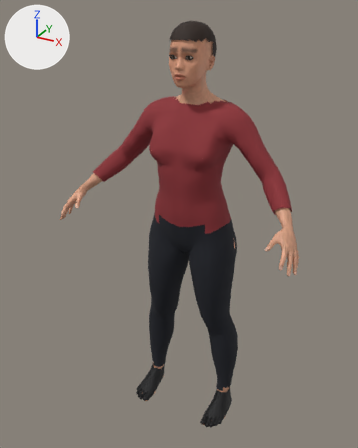
Two versions of the glTF model static/people/woman.glb, one commit apart.
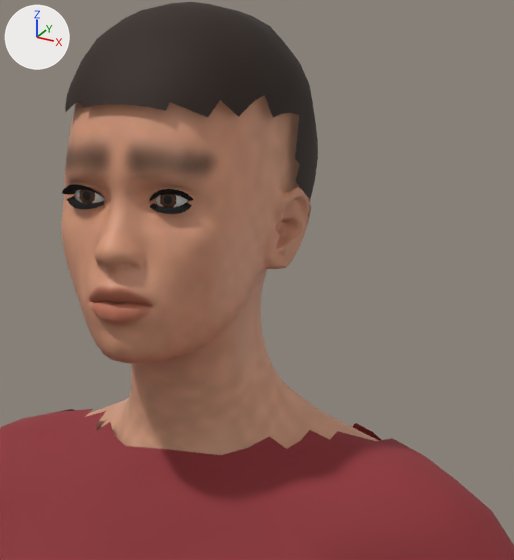
The first picture shows the older version from a camera (50 mm lens) standing at (0.828, -1.643, 1.64) and looking at (-0.03, -0.083, 0.86). The close-ups show the older and then the newer version on the part from 44% to 71% of the width and 4% to 28% of the height of that picture. Only the edits that show in the close-ups are written down. Arrows for +X, +Y and +Z are at upper left; the lights stay in place. Vertices at exactly the same position are counted once.

Objects in the first close-up: 'woman'.
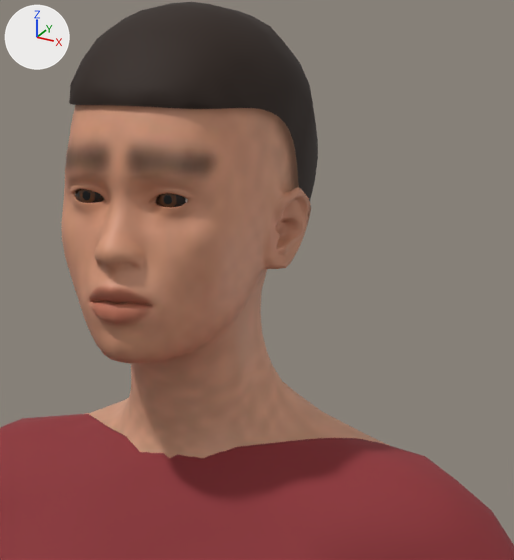
Where the change shows, as pixel boxes [x1, y1, x2, y2] in the close-ups (514 x 560 px; the box of a moved part takes in the faces that stretch with it):
part 1 of me_woman, deleted: before [62, 184, 104, 198]
part 2 of me_woman, deleted: before [149, 189, 193, 201]
part 3 of me_woman, deleted: before [67, 196, 104, 209]
part 4 of me_woman, deleted: before [150, 202, 192, 214]
part 5 of me_woman, moved or reshaped: before [10, 65, 424, 484]; after [10, 65, 423, 484]
part 6 of me_woman, recoloured: [75, 190, 186, 206] in both

The change, as a diff of the scene's bpy script:
```diff
--- a/static/people/woman.glb.py
+++ b/static/people/woman.glb.py
@@ mat_limbus @@
+mat_limbus = principled_material('limbus')
+mat_limbus.base_color = (0.0177, 0.00631, 0.00205)  # black #241307
+mat_limbus.roughness = 0.1
@@ me_woman @@
 # used by ob_woman; location = (0.0, 0.0, 0.0)
-me_woman.from_pydata(...)  # 18406 vertices, 36434 faces; spans x -0.49..0.49, y -0.29..0.1, z 0.0..1.6
+me_woman.from_pydata(...)  # 18156 vertices, 36066 faces; spans x -0.49..0.49, y -0.29..0.1, z 0.0..1.6
+# me_woman part 1: the loose piece of 65 vertices spanning x -0.05..-0.02, y -0.13..-0.12, z 1.48..1.49 is deleted
+# me_woman part 2: the loose piece of 65 vertices spanning x 0.02..0.05, y -0.13..-0.12, z 1.48..1.49 is deleted
+# me_woman part 3: the loose piece of 60 vertices spanning x -0.04..-0.02, y -0.13..-0.12, z 1.48 is deleted
+# me_woman part 4: the loose piece of 60 vertices spanning x 0.02..0.04, y -0.13..-0.12, z 1.48 is deleted
+# me_woman part 5
+# 15 vertices are removed from x -0.08..0.08, y -0.04..0.02, z 1.33..1.48
+# 112 faces are deleted
+# 4 vertices in x -0.02..0.06, y -0.07..-0.03, z 1.32..1.45 move by (0.0, 0.01, 0.0)
+# 32 vertices move from x -0.12..0.12, y -0.12..0.05, z 1.31..1.54 to x -0.1..0.1, y -0.12..0.05, z 1.32..1.54
+# 15 vertices are added at x -0.07..0.07, y -0.03..0.01, z 1.33..1.47
+# 20 new faces join them, mat_sclera (pale yellow #dcd2c8)
+# 19 new faces join them, mat_limbus (black #241307)
+# 18 new faces join them, mat_iris (brown #5c3518)
+# 16 new faces join them, mat_top (red #8d3035)
+# 39 new faces join them, mat_hair (black #271609)
+# me_woman part 6: 13 faces spanning x -0.04..0.04, y -0.12, z 1.48..1.5 switch from mat_sclera (white #eee9e1) to mat_limbus (black #241307)
+# other edits to the shape of me_woman do not show in these pictures
 me_woman.materials.append(mat_skin)
@@ me_woman @@
 me_woman.materials.append(mat_pupil)
-me_woman.materials.append(mat_lashes)  # black #030101
 me_woman.materials.append(mat_top)
```
